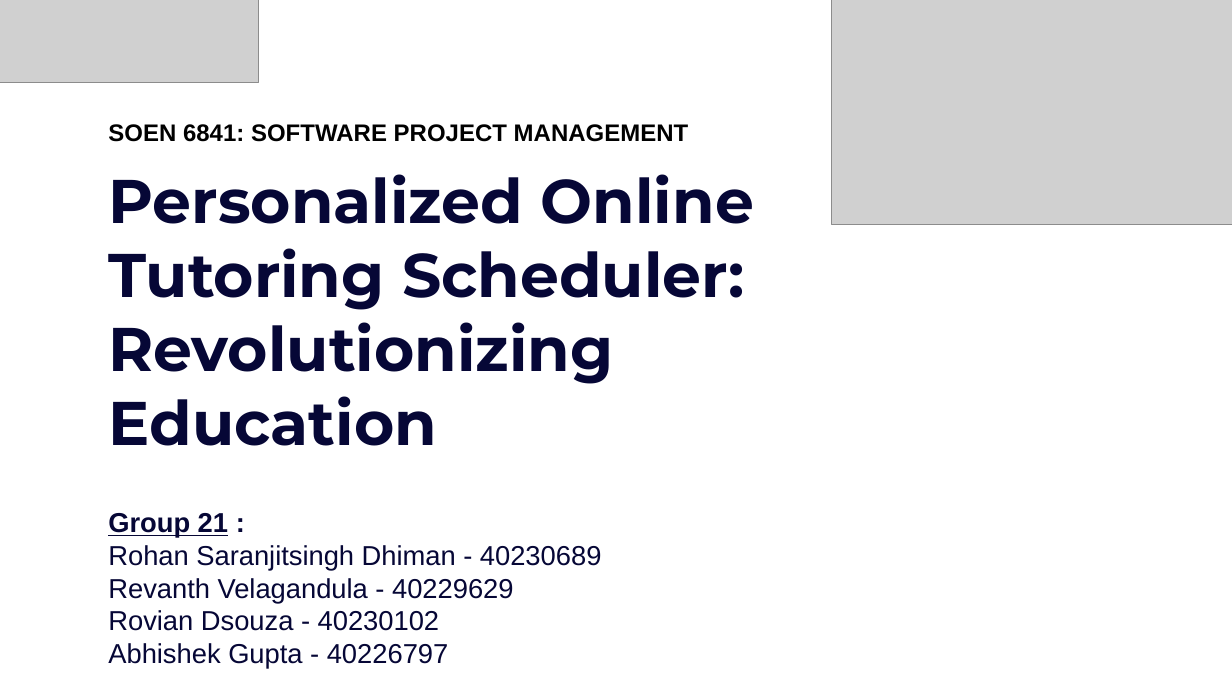
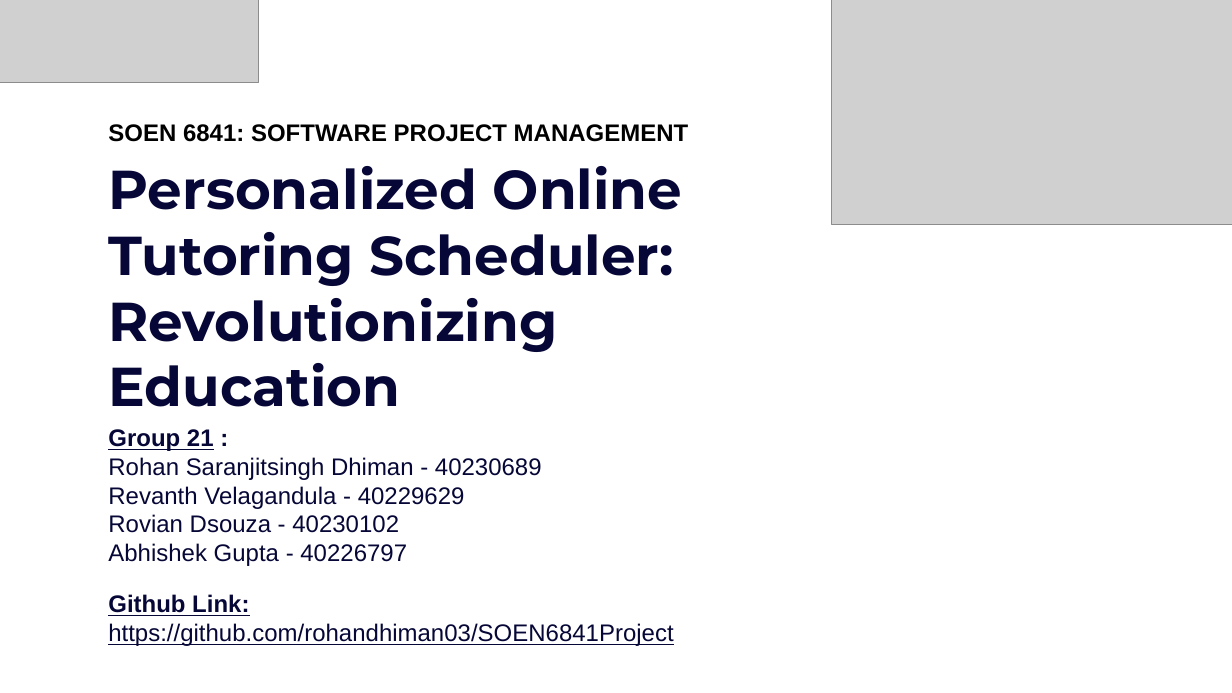
Before and after one commit to rohandhiman03/SOEN6841Project, a slide deck: slide 1 of Final Presentation.pptx. Drawn at 1232x693 pixels with LibreOffice and Linux fonts; fonts in the diff are those of the drawing; grey boxes stand for pictures; background and template pictures are left out. Boxes give left, top, right and bottom in pixels: in the first picture for what was removed or moved away, otherwise in the second. Text is boxed around its words. In the diff, an @@ line names an element or a change of style, - is before the commit and + after.

Commit message:
Presentation Update

```diff
--- a/Final Presentation.pptx
+++ b/Final Presentation.pptx
@@ title "Personalized Online Tutoring Scheduler: Revolutionizing ...": place and size @@
-title "Personalized Online Tutoring Scheduler: Revolutionizing ..." at [108,174,754,446]
+title "Personalized Online Tutoring Scheduler: Revolutionizing ..." at [108,166,683,407]
@@ title "Personalized Online Tutoring Scheduler: Revolutionizing ..." at [108,166,683,407]: size 36 to 32 pt @@
@@ subtitle "Group 21 :": place and size @@
-subtitle "Group 21 :" at [108,513,602,669]
+subtitle "Group 21 :" at [108,429,542,566]
@@ subtitle "Group 21 :" at [108,429,542,566]: size 16 to 14 pt @@
@@ text added at [108,594,673,646], 14 pt, text #060736, underline @@
+Github Link:
+https://github.com/rohandhiman03/SOEN6841Project
```
